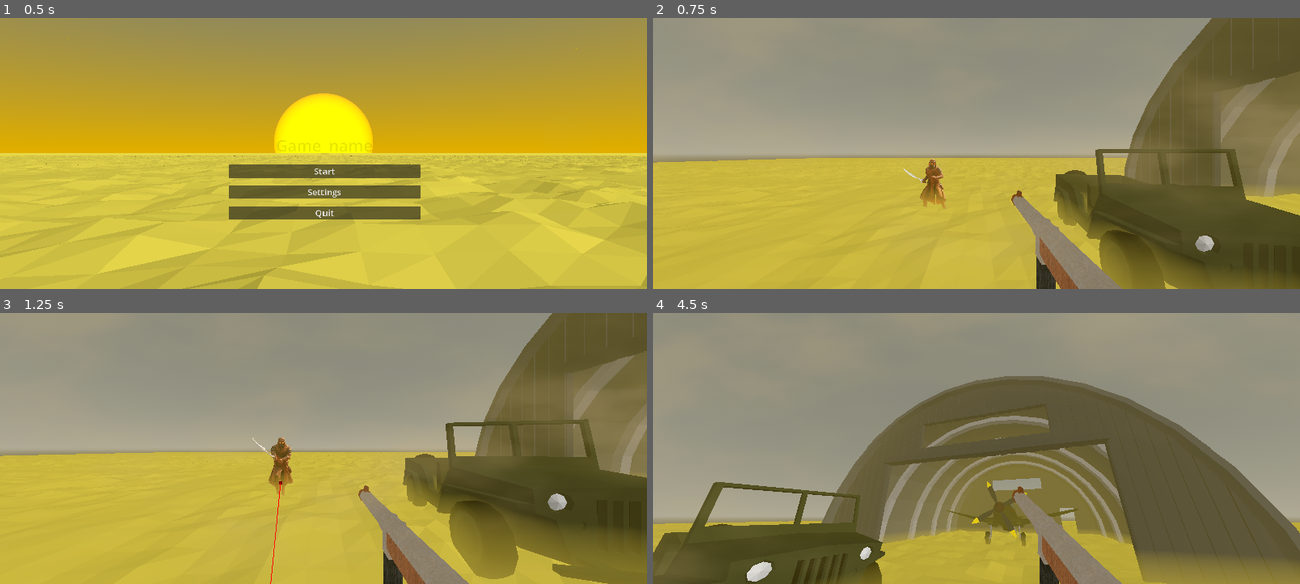
Above: before the commit, frames 1-4 (two rows, left to right).
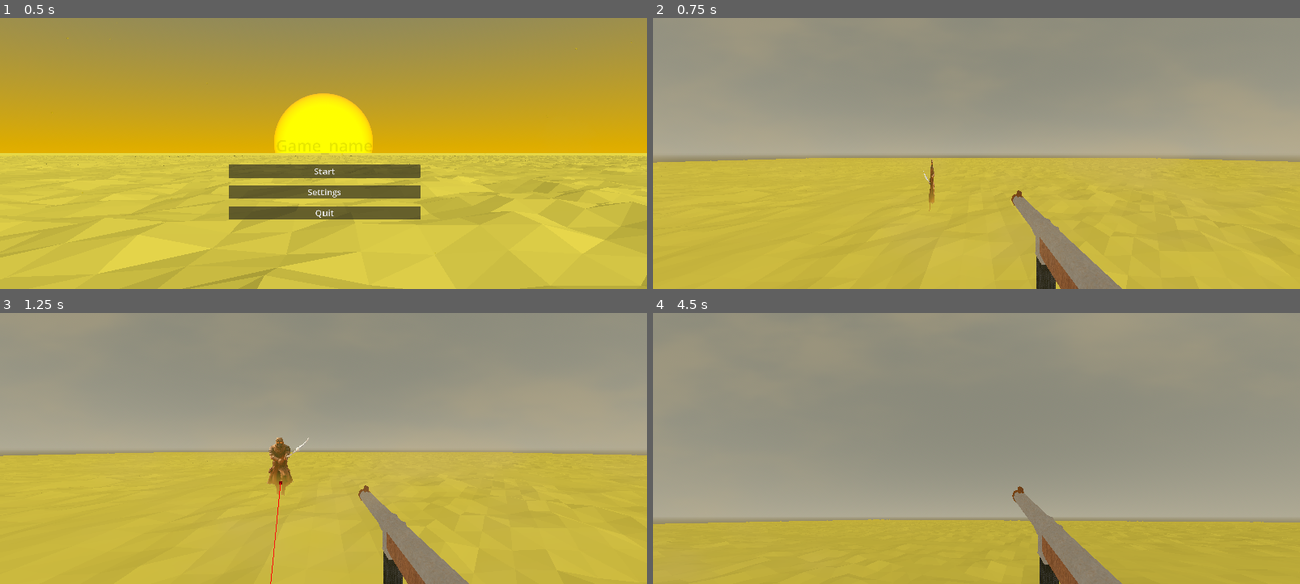
Above: after the commit, the same moments.

Repository: dinazaber/Desolate-Delivery
Game: Godot game, scene res://Scenes/MainMenu.tscn
The game is run twice, just before and just after one commit, with the same random seed, the same clock (stepped at 60 frames per second) and the same inputs.
Inputs (mouse positions are in pixels of both pictures, inside the frame that each line leads up to):
- Up to frame 1 (0.5 s): no input
- Up to frame 2 (0.75 s): click "Start" at 0.5 s
- Up to frame 3 (1.25 s): no input
- Up to frame 4 (4.5 s): move the mouse to (1118, 434) at 1.27 s; tap S (S) at 1.35, 2.3, 3.05, 3.8 s; click (1118, 434) at 1.42 s; tap Enter at 2 s; move the mouse to (944, 448) at 2.02 s; tap A (A) at 2.1 s; move the mouse to (989, 443) at 2.77 s; tap Alt (Alt) at 2.85 s; move the mouse to (970, 453) at 3.52 s; tap D (D) at 3.6 s; move the mouse to (1021, 451) at 4.27 s; press the mouse at (1021, 451) at 4.28 s

Frame 1 is identical in both runs. In frame 2, 27% of the frame differs, in the area x 38-100%, y 0-100%; in frame 3, 26%; in frame 4, 40%, in the area x 0-100%, y 23-100%.

Commit message:
render
added render scale 7: 0.25

Diff:
--- a/Scenes/Enemy.tscn
+++ b/Scenes/Enemy.tscn
@@ -14,8 +14,6 @@
 
 [node name="AnimatedSprite3D" type="AnimatedSprite3D" parent="." unique_id=1108019311]
 transform = Transform3D(1.65, 0, 0, 0, 1.65, 0, 0, 0, 1.65, 0, 0.06814647, 0)
-billboard = 2
-double_sided = false
 alpha_cut = 1
 alpha_scissor_threshold = 0.4
 texture_filter = 0
--- a/Scenes/Settings.tscn
+++ b/Scenes/Settings.tscn
@@ -36,7 +36,7 @@
 [node name="Resolution" type="OptionButton" parent="MarginContainer/VBoxContainer" unique_id=18711073]
 layout_mode = 2
 theme_override_font_sizes/font_size = 40
-item_count = 7
+item_count = 8
 popup/item_0/text = "2"
 popup/item_0/id = 0
 popup/item_1/text = "1.75"
@@ -51,5 +51,7 @@
 popup/item_5/id = 5
 popup/item_6/text = "0.5"
 popup/item_6/id = 6
+popup/item_7/text = "0.25"
+popup/item_7/id = 7
 
 [connection signal="item_selected" from="MarginContainer/VBoxContainer/Resolution" to="." method="_on_resolution_item_selected"]
--- a/Scenes/test.tscn
+++ b/Scenes/test.tscn
@@ -134,6 +134,7 @@
 
 [node name="Car3" type="MeshInstance3D" parent="." unique_id=673387538]
 transform = Transform3D(0.78493184, 0, -0.15453818, 0, 0.8, 0, 0.15453818, 0, 0.78493184, 0, 0.94204694, 0)
+visible = false
 mesh = ExtResource("8_0c07c")
 
 [node name="Decal2" type="Decal" parent="Car3" unique_id=31879390]
@@ -156,11 +157,13 @@
 
 [node name="Hangar1" type="MeshInstance3D" parent="Hangars" unique_id=242541542]
 transform = Transform3D(-3.059797e-07, 0, -7, 0, 7, 0, 7, 0, -3.059797e-07, -2.5953841, 0.049293876, 10.839995)
+visible = false
 mesh = ExtResource("11_qpfo2")
 skeleton = NodePath("../..")
 
 [node name="Plane" type="MeshInstance3D" parent="Hangars" unique_id=2135900176]
 transform = Transform3D(-3.4969112e-08, 0, -0.79999995, 0, 0.8, 0, 0.8, 0, -3.496911e-08, -2.6077056, 1.3059026, 10.445118)
+visible = false
 mesh = ExtResource("3_i3aeo")
 skeleton = NodePath("../../NavigationRegion3D/StaticBody3D")
 
--- a/Scripts/Settings.gd
+++ b/Scripts/Settings.gd
@@ -19,6 +19,8 @@
 			viewport.scaling_3d_scale = 0.75
 		6:
 			viewport.scaling_3d_scale = 0.5
+		7:
+			viewport.scaling_3d_scale = 0.25
 
 
 func _unhandled_input(event: InputEvent) -> void:
